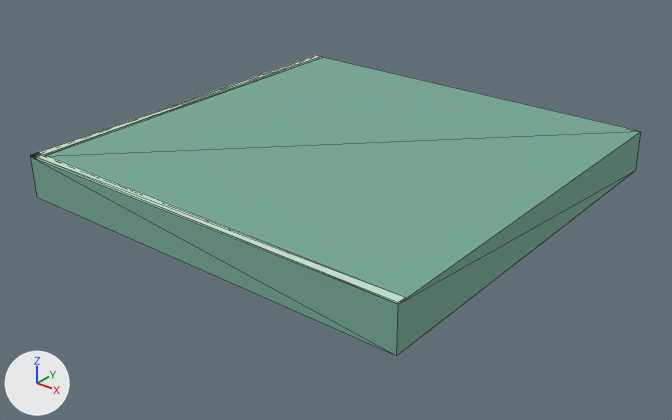
Renders of the glTF model godot/assets/models/terrain/terrain_mat.glb from each side of a commit.
Rendered twice from a 50 mm lens placed at (1.231, -1.576, 0.799), pointed at (0.009, -0.049, -0.149). Lighting does not change. The marker at lower left points along +X, +Y and +Z. The first picture is the older version. Mesh edges are drawn as thin lines. Vertices at exactly the same position are counted once.

Names of what the first picture shows: 'terrain_mat'.
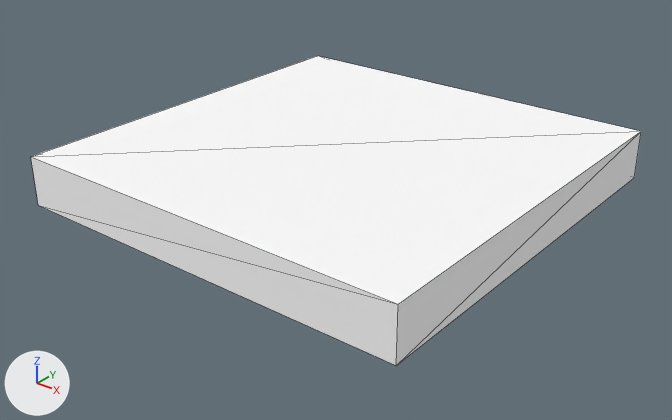
The change, as a diff of the scene's bpy script:
```diff
--- a/godot/assets/models/terrain/terrain_mat.glb.py
+++ b/godot/assets/models/terrain/terrain_mat.glb.py
@@ mat_pk_cuttingmat @@
+mat_pk_cuttingmat = principled_material('PK_CuttingMat')
+mat_pk_cuttingmat.base_color = (1.0, 1.0, 1.0)  # white #ffffff
+mat_pk_cuttingmat.roughness = 1.0
@@ me_terrain_mat @@
 # used by ob_terrain_mat; location = (0.0, 0.0, 0.0)
-me_terrain_mat.from_pydata(...)  # 19 vertices, 36 faces; spans x -0.5..0.5, y -0.5..0.5, z -0.1..0.004
-me_terrain_mat.materials.append(mat_gb_mat_line)  # pale green #c4e5ce
+me_terrain_mat.from_pydata(...)  # 8 vertices, 10 faces; spans x -0.5..0.5, y -0.5..0.5, z -0.12..0.0
+# me_terrain_mat part 1
+# 15 vertices are removed from x -0.5..0.5, y -0.5..0.5, z -0.1..0.004
+# 34 faces are deleted
+# 4 vertices are added at (-0.5, -0.5, -0.12), (0.5, -0.5, -0.12), (0.5, 0.5, -0.12), (-0.5, 0.5, -0.12)
+# 8 new faces join them
+# me_terrain_mat part 2: 2 faces spanning x -0.5..0.5, y -0.5..0.5, z 0.0 switch from mat_gb_mat_green (green #76aa95) to mat_pk_cuttingmat (white #ffffff)
```

Boxes [x1, y1, x2, y2] around the edits, measured in the pictures (672 x 420 px):
'terrain_mat', reshaped
    before: [31, 55, 641, 356]
    after: [31, 56, 641, 366]
part 1 of me_terrain_mat, reshaped
    before: [31, 55, 641, 356]
    after: [31, 132, 641, 366]
part 2 of me_terrain_mat, recoloured (green to white)
    before: [46, 57, 641, 299]
    after: [31, 56, 641, 304]
